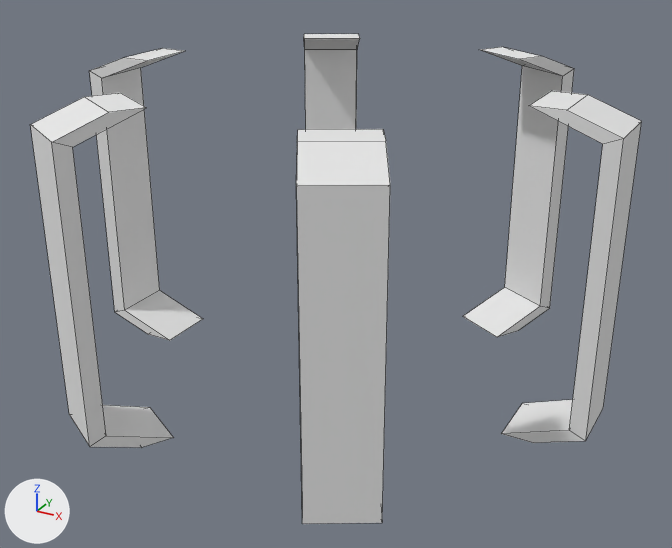
An edit to the Blender file parts/KKT-L50F/Unity/Assets/PartTools/model.blend, drawn before and after from the same camera.
The view is the same before and after, from a camera (50 mm lens) standing at (0.535, -0.97, 0.427) and looking at (0.011, -0.018, -0.049). Lighting does not change. The marker at lower left points along +X, +Y and +Z. Mesh edges are drawn as thin lines.

In view in the first picture: 'Supporto.001', 'Supporto.002', 'Supporto.003', 'Supporto.004', 'Supporto.005', 'Supporto.006'.
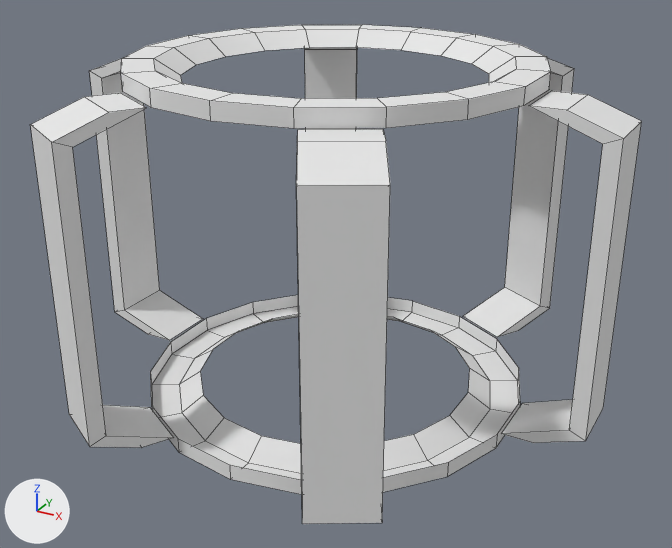
Edits to the bpy script that builds the scene:
```text
Add me_cylinder_005:
    me_cylinder_005.from_pydata(...)  # 72 vertices, 54 faces; spans x -0.246..0.246, y -0.25..0.25, z 0.2..0.22
    me_cylinder_005.polygons.foreach_set('use_smooth', [True] * 54)
    me_cylinder_005.materials.append(mat_texture)  # its picture is missing
Add me_cylinder_000:
    me_cylinder_000.from_pydata(...)  # 72 vertices, 54 faces; spans x -0.246..0.246, y -0.25..0.25, z -0.22..-0.2
    me_cylinder_000.polygons.foreach_set('use_smooth', [True] * 54)
    me_cylinder_000.materials.append(mat_texture)  # its picture is missing
Add ob_ring:
    ob_ring = bpy.data.objects.new('Ring', me_cylinder_005)
    ob_ring.parent = ob_tank
    ob_ring.location = (0.0, 0.0, 0.0)
    _m = ob_ring.modifiers.new('EdgeSplit', 'EDGE_SPLIT')
Add ob_ring_001:
    ob_ring_001 = bpy.data.objects.new('Ring.001', me_cylinder_000)
    ob_ring_001.parent = ob_tank
    ob_ring_001.location = (0.0, 0.0, 0.0)
    _m = ob_ring_001.modifiers.new('EdgeSplit', 'EDGE_SPLIT')
```

Boxes (x1, y1, x2, y2) around the edits, measured in the pictures (672 x 548 px):
'Ring.001', added: after (150, 295, 520, 494)
'Ring', added: after (121, 25, 551, 129)
